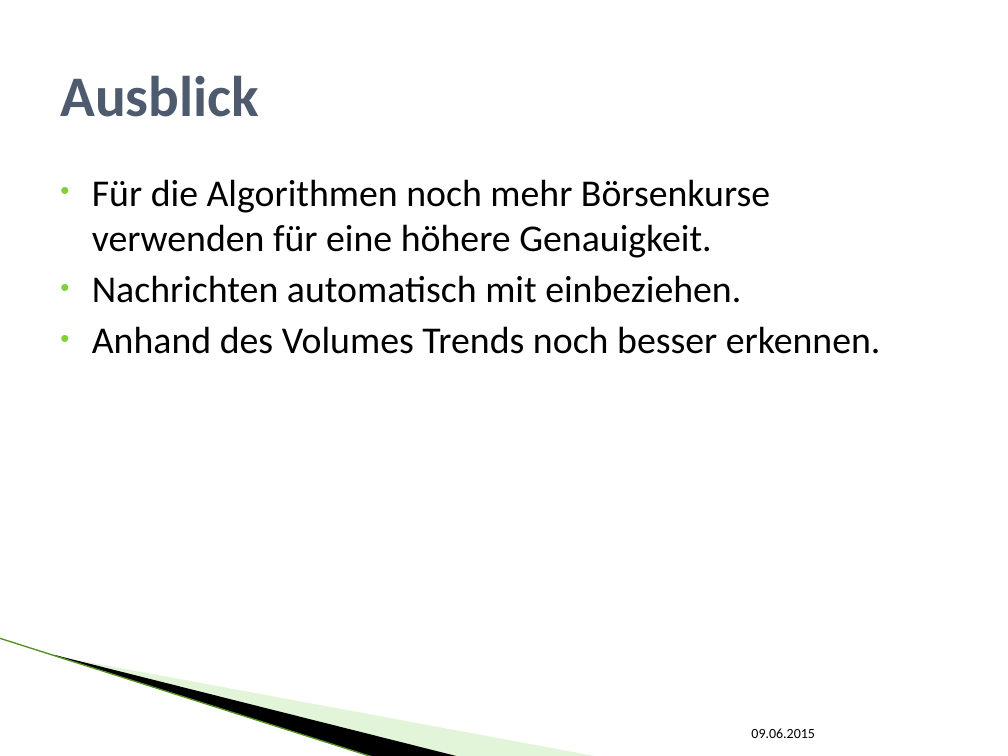
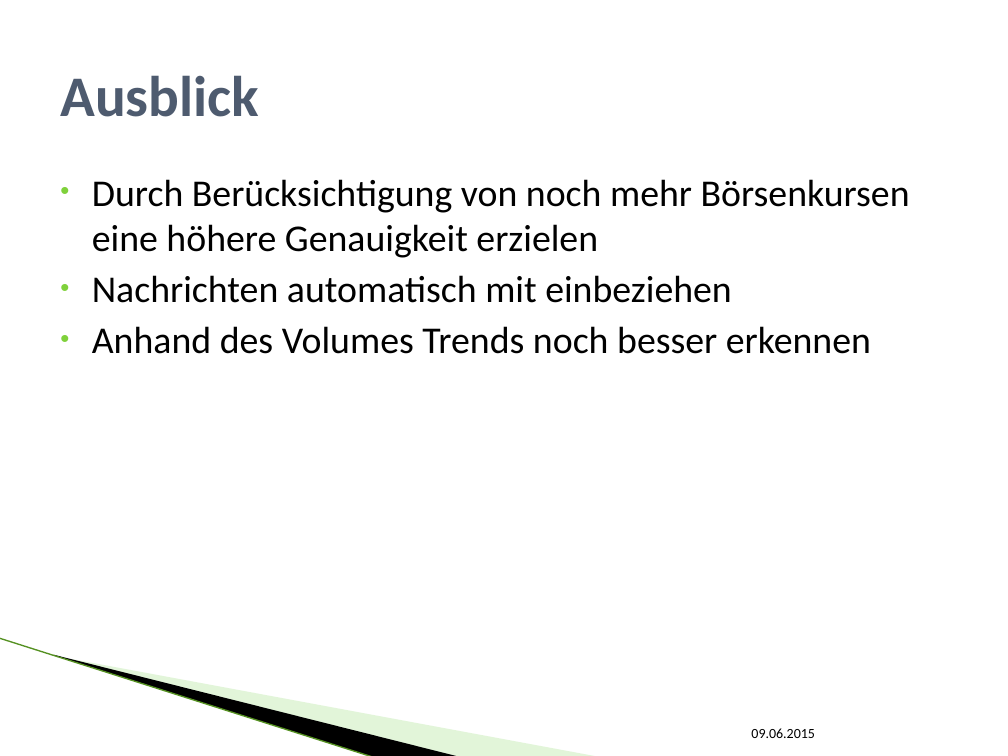
Before and after one commit to SEPSkyware6MM/StockForecast, a slide deck: slide 17 of ALR_Vortrag.pptx. Drawn at 1008x756 pixels with LibreOffice and Linux fonts; fonts in the diff are those of the drawing; background and template pictures are left out. Boxes give left, top, right and bottom in pixels: in the first picture for what was removed or moved away, otherwise in the second. Text is boxed around its words. In the diff, an @@ line names an element or a change of style, - is before the commit and + after.

```diff
--- a/ALR_Vortrag.pptx
+++ b/ALR_Vortrag.pptx
@@ text at [92, 179, 910, 354]: text changed @@
-• Für die Algorithmen noch mehr Börsenkurse verwenden für eine höhere Genauigkeit.
-• Nachrichten automatisch mit einbeziehen.
-• Anhand des Volumes Trends noch besser erkennen.
+• Durch Berücksichtigung von noch mehr Börsenkursen eine höhere Genauigkeit erzielen
+• Nachrichten automatisch mit einbeziehen
+• Anhand des Volumes Trends noch besser erkennen
```
Also in this commit, not shown: 8 other slides changed.
